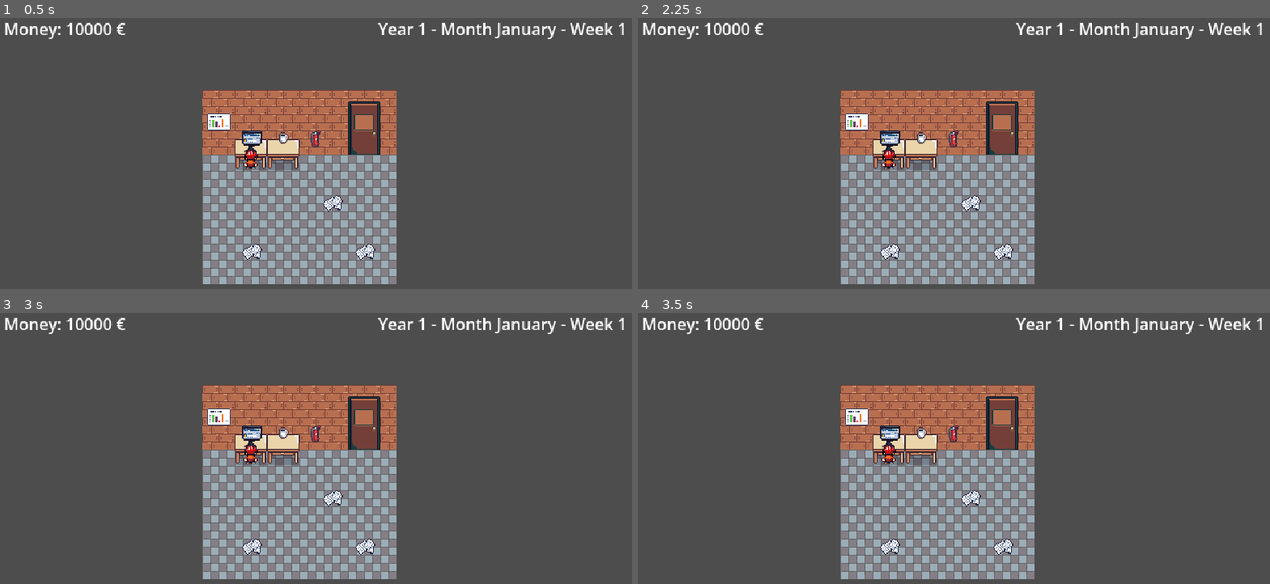
Above: before the commit, frames 1-4 (two rows, left to right).
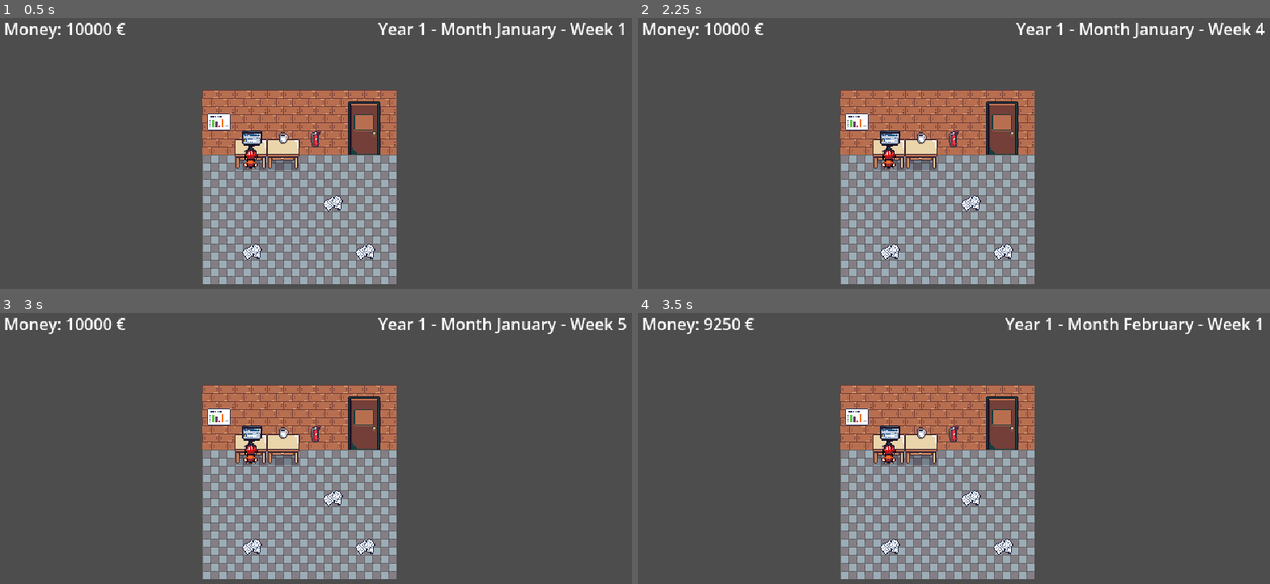
Above: after the commit, the same moments.

Repository: Phanty78/i-want-to-be-a-game-dev
Game: Godot game, scene res://scenes/main/main.tscn
Same seed, same stepped clock (60 frames per second), same inputs: the game is played once before the commit and once after it.
Inputs (mouse positions are in pixels of both pictures, inside the frame that each line leads up to):
- Up to frame 1 (0.5 s): no input
- Up to frame 2 (2.25 s): tap Enter at 0.5, 2 s; move the mouse to (1093, 172) at 0.52 s; click (1093, 172) at 0.67 s; tap Space at 1.25 s; move the mouse to (821, 210) at 1.27 s; click (821, 210) at 1.42 s; move the mouse to (1017, 110) at 2.02 s; click (1017, 110) at 2.17 s
- Up to frame 3 (3 s): tap Space at 2.75 s; move the mouse to (284, 559) at 2.77 s; click (284, 559) at 2.92 s
- Up to frame 4 (3.5 s): no input

Frame 1 is identical in both runs. In frame 2, less than 0.1% of the frame differs, in the area x 97-100%, y 1-7%; in frame 3, less than 0.1%; in frame 4, 1.1%, in the area x 10-99%, y 1-8%.

Commit message:
ADD - ajout du cout de dev du jeu

Diff:
--- a/data/games_data.gd
+++ b/data/games_data.gd
@@ -2,3 +2,4 @@
 
 # Exprimé en semaine
 static var game_development_duration := 12
+static var game_developement_cost := 2000
--- a/models/game_calendar.gd
+++ b/models/game_calendar.gd
@@ -1,7 +1,7 @@
 class_name GameCalendar
 
 const WEEKS_PER_YEAR := 52
-const WEEK_DURATION_SECONDS := 7
+const WEEK_DURATION_SECONDS := 0.7
 
 var months: Array[Month] = [
 	Month.new("January", 5),
--- a/scenes/main/main.gd
+++ b/scenes/main/main.gd
@@ -135,6 +135,8 @@
 	var theme : GameTheme
 	var platform : Platform
 	var error_messages : PackedStringArray
+	if studio.money < GamesData.game_developement_cost:
+		error_messages.append("You don't have enough money to create a game.")
 	if game_name.is_empty():
 		error_messages.append("Your game must have a name.")
 	if game_theme_select.selected == -1:
